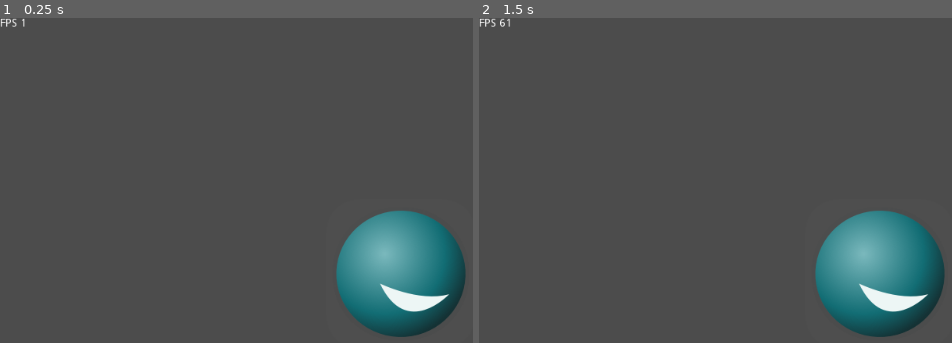
Above: before the commit, frames 1-2 (left to right).
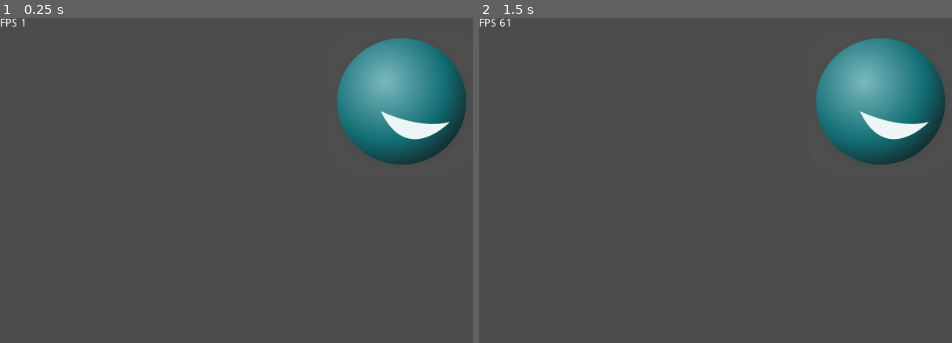
Above: after the commit, the same moments.

Repository: goldlabel-apps/discover-godot
Game: Godot game, scene res://scenes/intro/Bouncing.tscn
The game is run twice, just before and just after one commit, with the same random seed, the same clock (stepped at 60 frames per second) and the same inputs. Before the commit the project starts from res://Bouncing.tscn.
Inputs:
- Up to frame 1 (0.25 s): no input
- Up to frame 2 (1.5 s): tap Enter at 0.5 s

The runs differ from the first frame. In frame 1, 17% of the frame differs, in the area x 71-99%, y 6-99%; in frame 2, 17%.

Commit message:
bumps version for release

Diff:
--- a/games/Pingpong/Bouncing.tscn
+++ /dev/null
@@ -1,17 +0,0 @@
-[gd_scene load_steps=3 format=2]
-
-[ext_resource path="res://png/logo192.png" type="Texture" id=1]
-[ext_resource path="res://FPSLaabel.gd" type="Script" id=2]
-
-[node name="Bouncing" type="Node2D"]
-
-[node name="Sprite" type="Sprite" parent="."]
-position = Vector2( 513, 328 )
-texture = ExtResource( 1 )
-
-[node name="Label" type="Label" parent="."]
-anchor_right = 15.0
-anchor_bottom = 15.0
-margin_right = 40.0
-margin_bottom = 14.0
-script = ExtResource( 2 )
--- a/games/Pingpong/FPSLaabel.gd
+++ b/games/Pingpong/gd/FPSLaabel.gd
@@ -1,5 +1,4 @@
 extends Label
-
 
 func _ready():
 	pass
--- a/games/Pingpong/project.godot
+++ b/games/Pingpong/project.godot
@@ -11,7 +11,7 @@
 [application]
 
 config/name="Pingpong"
-run/main_scene="res://Bouncing.tscn"
+run/main_scene="res://scenes/intro/Bouncing.tscn"
 config/icon="res://png/icon.png"
 
 [physics]
--- /dev/null
+++ b/games/Pingpong/scenes/intro/Bouncing.tscn
@@ -0,0 +1,17 @@
+[gd_scene load_steps=3 format=2]
+
+[ext_resource path="res://gd/FPSLaabel.gd" type="Script" id=1]
+[ext_resource path="res://png/logo192.png" type="Texture" id=2]
+
+[node name="Intro" type="Node2D"]
+
+[node name="Sprite" type="Sprite" parent="."]
+position = Vector2( 514, 107 )
+texture = ExtResource( 2 )
+
+[node name="Label" type="Label" parent="."]
+anchor_right = 15.0
+anchor_bottom = 15.0
+margin_right = 40.0
+margin_bottom = 14.0
+script = ExtResource( 1 )
Not shown, changed: games/Pingpong/export_presets.cfg
Not shown, added: games/Pingpong/png/tiles/bat.png.import
Not shown, added: games/Pingpong/png/tiles/cactus.png.import
Not shown, added: games/Pingpong/png/tiles/card-exchange.png.import
Not shown, added: games/Pingpong/png/tiles/card-joker.png.import
Not shown, added: games/Pingpong/png/tiles/chess-knight.png.import
Not shown, added: games/Pingpong/png/tiles/coffee-cup.png.import
Not shown, added: games/Pingpong/png/tiles/companion-cube.png.import
Not shown, added: games/Pingpong/png/tiles/cycling.png.import
Not shown, added: games/Pingpong/png/tiles/dandelion-flower.png.import
Not shown, added: games/Pingpong/png/tiles/eight-ball.png.import
Not shown, added: games/Pingpong/png/tiles/hummingbird.png.import
(and 30 more such lines)
